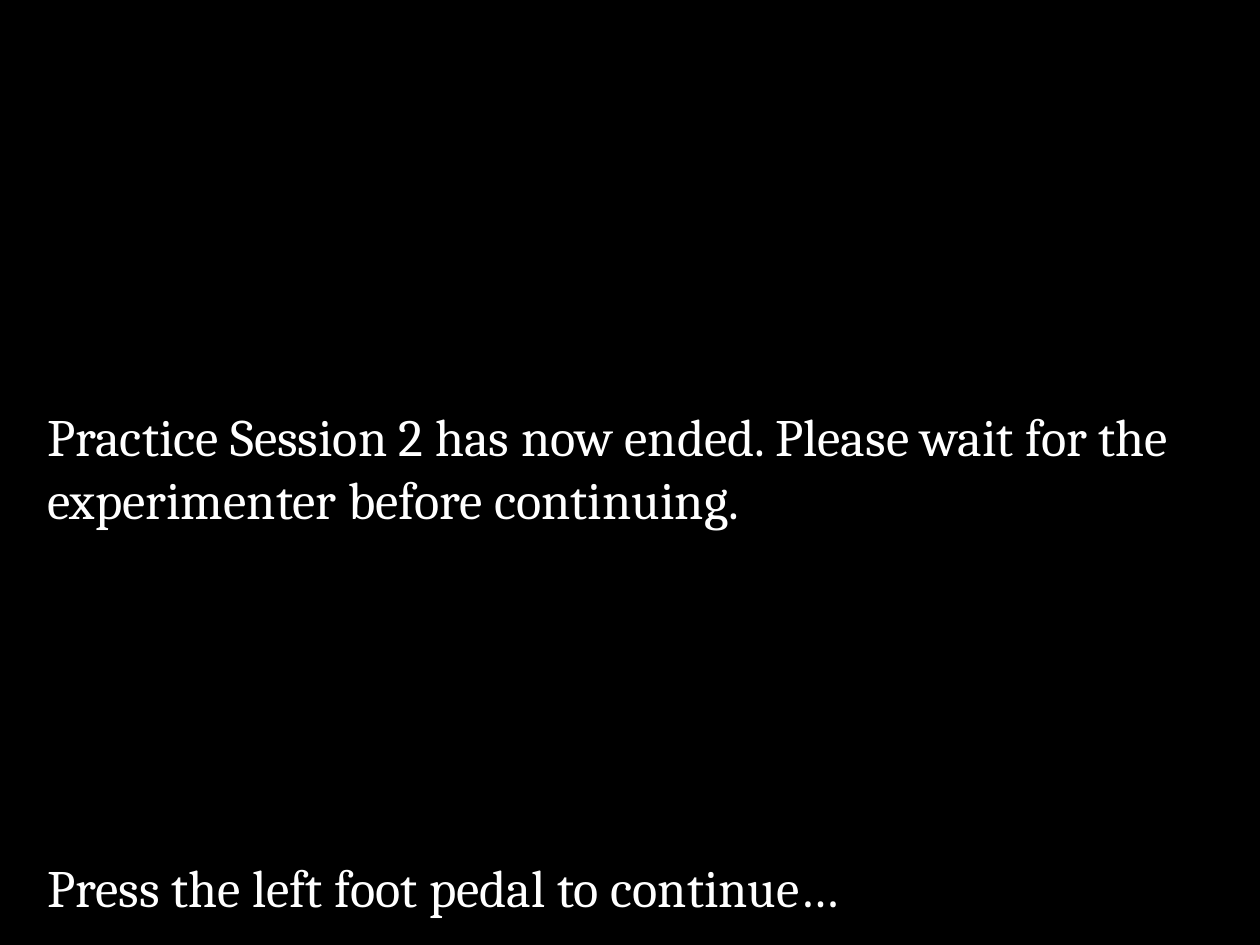
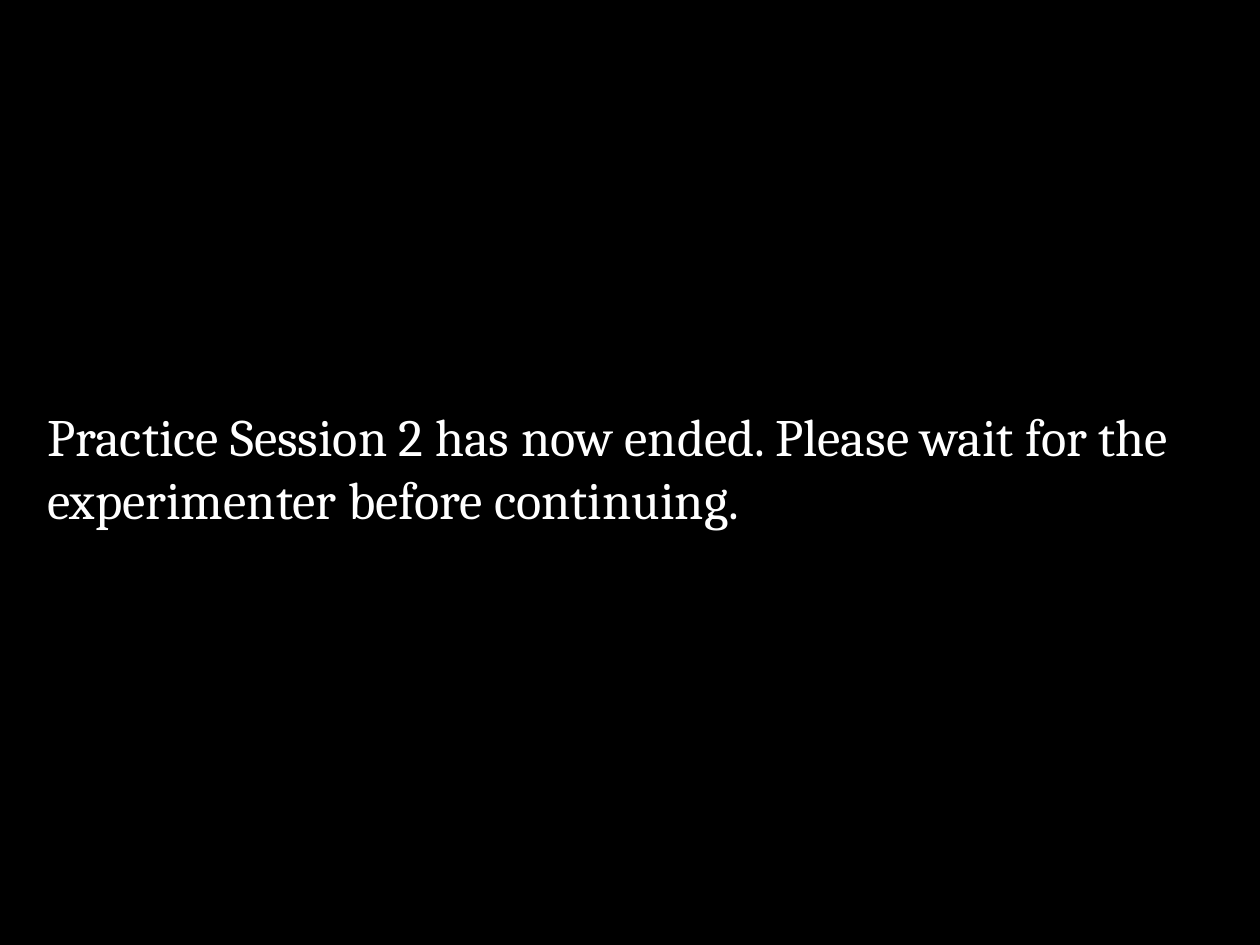
Before and after one commit to EmbodiedResearchLab/Vitality-Tactile-Detection, a slide deck: slide 21 of Stimuli/new/General instructions.pptx (slide 13 before the commit). Drawn at 1260x945 pixels with LibreOffice and Linux fonts; fonts in the diff are those of the drawing. Boxes give left, top, right and bottom in pixels: in the first picture for what was removed or moved away, otherwise in the second. Text is boxed around its words. In the diff, an @@ line names an element or a change of style, - is before the commit and + after.

```diff
--- a/Stimuli/new/General instructions.pptx
+++ b/Stimuli/new/General instructions.pptx
@@ text removed at (47, 869, 840, 918) @@
-Press the left foot pedal to continue…
```
Also in this commit, not shown: 1 other slide changed, 26 other files.
